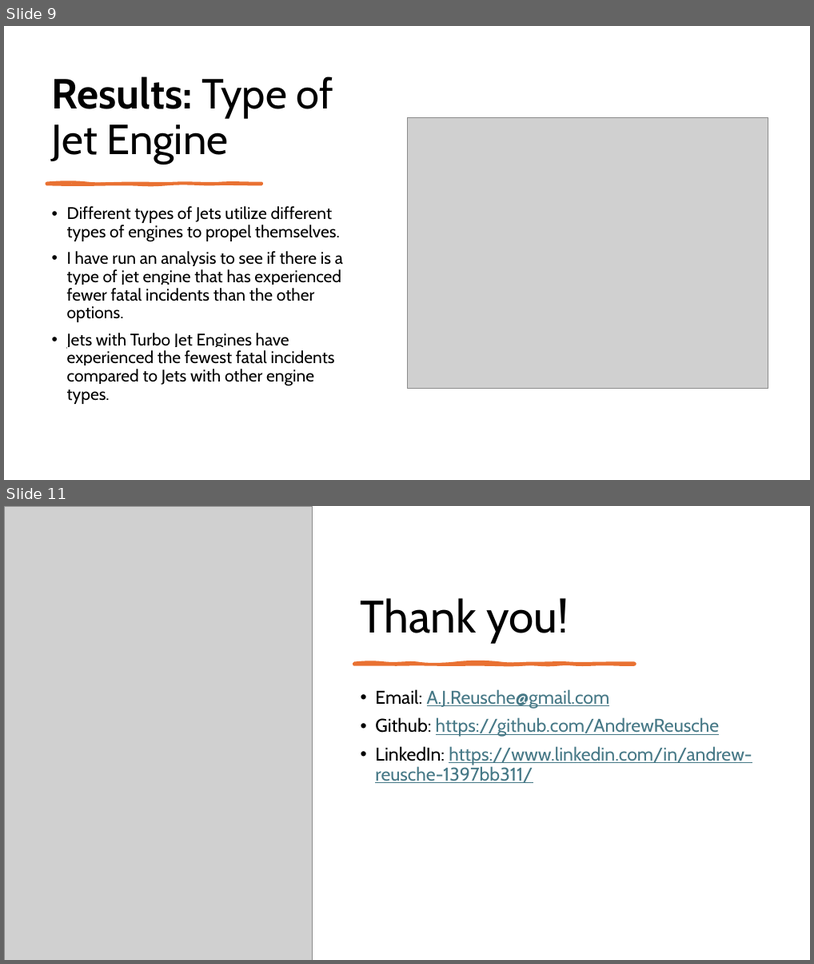
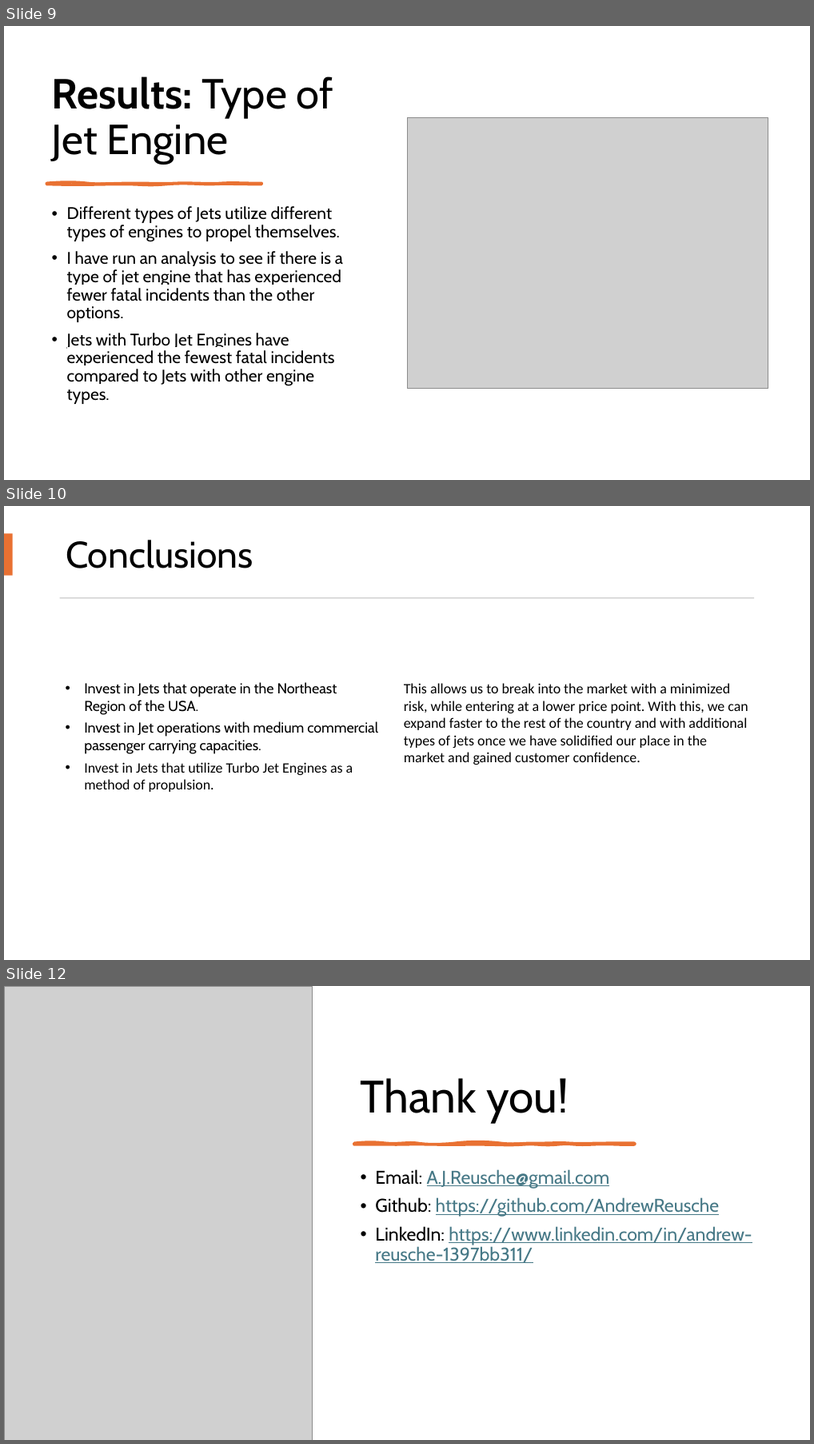
Before and after one commit to AndrewReusche/dsc-phase-1-project-v3, a slide deck: data2/Presentation1 copy.pptx. Shown one above the other, each under a label of ours: slides 9 and 11 before the commit, slides 9, 10 and 12 after it; the slides between them are not shown. The pictures are 814x964 and 814x1444 pixels, drawn with LibreOffice and Linux fonts; fonts in the diff are those of the drawing; grey boxes stand for pictures. Boxes give left, top, right and bottom in pixels: in the first picture for what was removed or moved away, otherwise in the second. Text is boxed around its words. In the diff, an @@ line names an element or a change of style, - is before the commit and + after.

```diff
--- a/data2/Presentation1 copy.pptx
+++ b/data2/Presentation1 copy.pptx
@@ slide 10 added at (4,506,810,960), background #FFFFFF @@
@@ rectangle added at (4,534,13,576), fill #E97132 @@
@@ title added at (66,540,253,568), 44 pt, text #000000 @@
+Conclusions
@@ rectangle added at (60,597,754,599), fill #D5D5D5 @@
@@ text added at (84,682,378,792), 17.1 pt, text #000000 @@
+• Invest in Jets that operate in the Northeast Region of the USA.
+• Invest in Jet operations with medium commercial passenger carrying capacities.
+• Invest in Jets that utilize Turbo Jet Engines as a method of propulsion.
@@ text added at (404,683,748,764), 17.1 pt, text #000000 @@
+This allows us to break into the market with a minimized risk, while entering at a lower price point. With this, we can expand faster to the rest of the country and with additional types of jets once we have solidified our place in the market and gained customer confidence.
@@ what was slide 11 is now slide 12 @@
```
Also in this commit, not shown: 4 slides changed, 5 other files.
